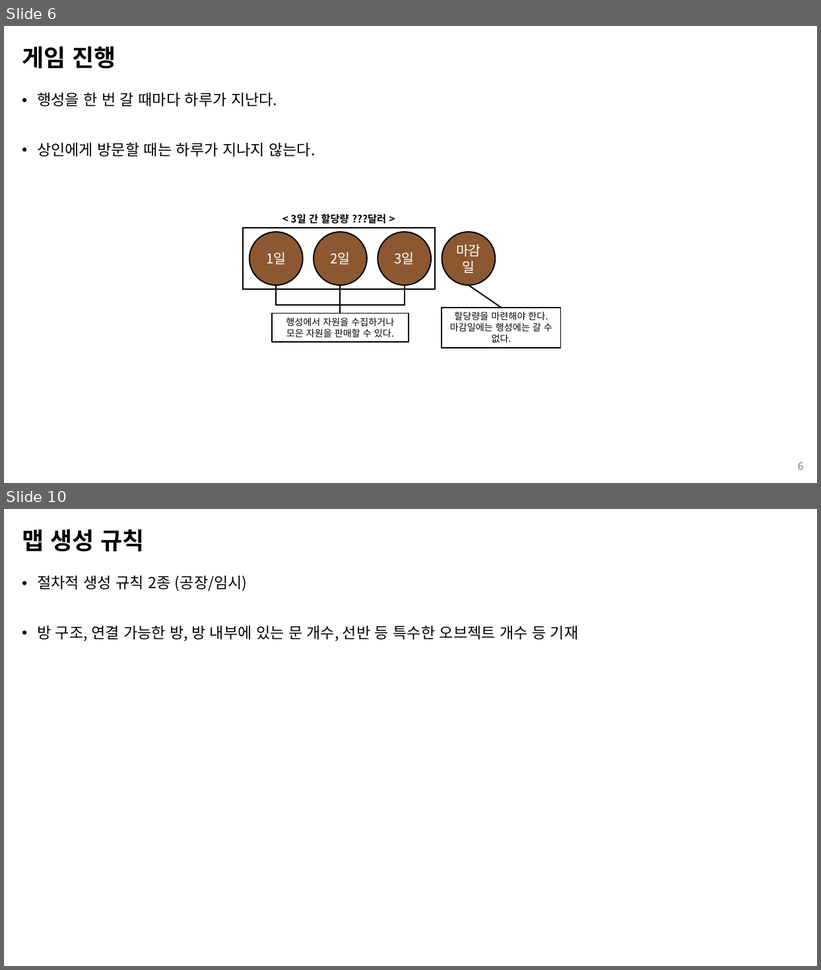
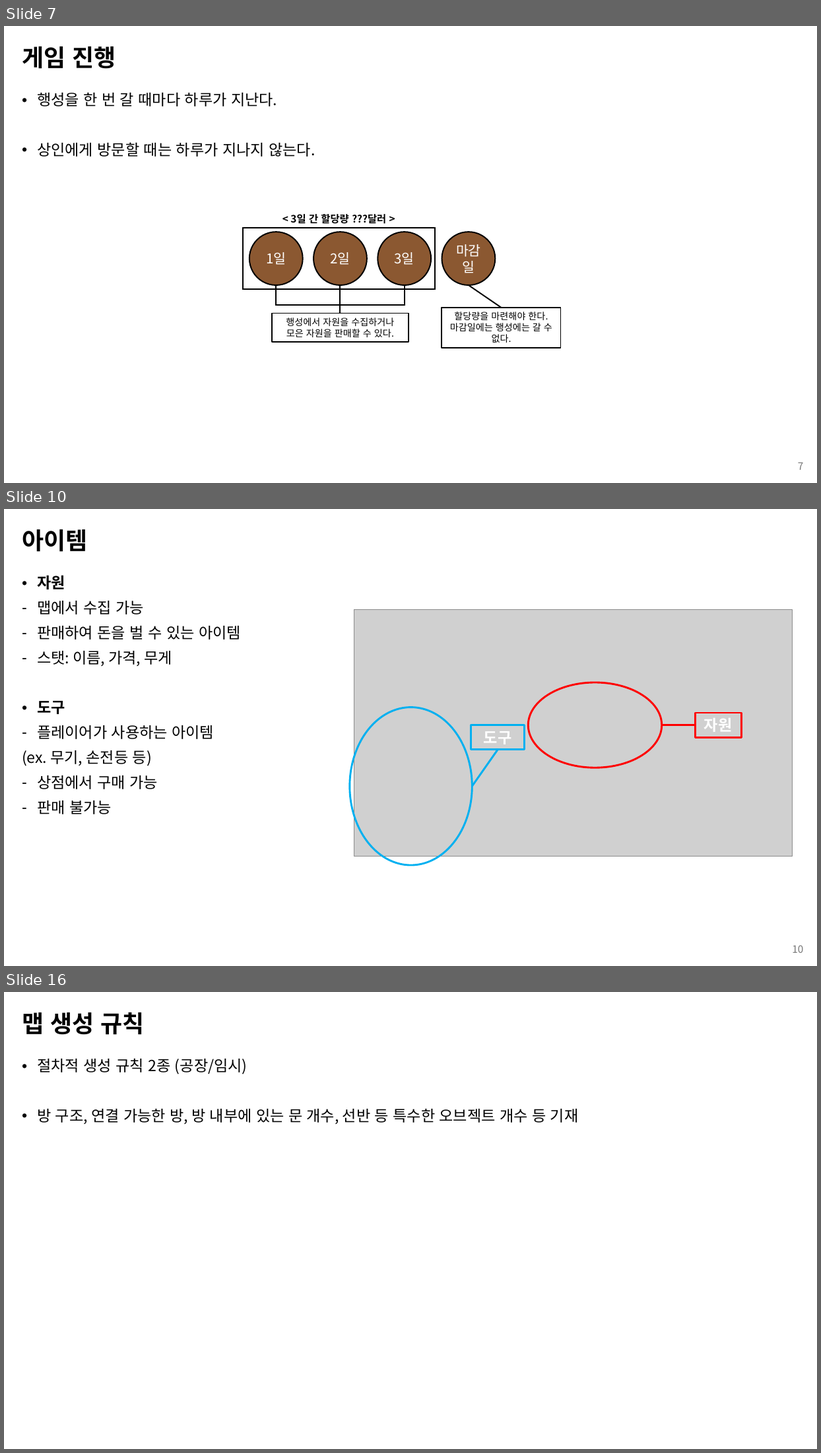
Before and after one commit to kimi5231/B1A2_project, a slide deck: 기획/SPACE ROBBER_기획서.pptx. Shown one above the other, each under a label of ours: slides 6 and 10 before the commit, slides 7, 10 and 16 after it; the slides between them are not shown. The pictures are 821x970 and 821x1453 pixels, drawn with LibreOffice and Linux fonts; fonts in the diff are those of the drawing; grey boxes stand for pictures. Boxes give left, top, right and bottom in pixels: in the first picture for what was removed or moved away, otherwise in the second. Text is boxed around its words. In the diff, an @@ line names an element or a change of style, - is before the commit and + after.

Commit message:
SPACE ROBBER_기획서 내용 추가
- 스캔 기능 추가, Control 표 수정
- 간단 UI 그림
- '인벤토리, 퀵슬롯' 추가
- ‘무게 시스템’ 추가
- **’친구 가방 열기‘ 기능 제외함**
- ‘플레이어 사망 시 컨트롤‘ 표에 추가
- ‘자원 수집‘ 추가

```diff
--- a/기획/SPACE ROBBER_기획서.pptx
+++ b/기획/SPACE ROBBER_기획서.pptx
@@ slide 10 added at bbox=[4, 509, 817, 966], background #FFFFFF @@
@@ title added at bbox=[22, 529, 87, 552], 28 pt, text #000000, bold @@
+아이템
@@ text added at bbox=[22, 575, 241, 815], 18 pt, text #000000 @@
+• 자원
+– 맵에서 수집 가능
+– 판매하여 돈을 벌 수 있는 아이템
+– 스탯: 이름, 가격, 무게
+• 도구
+– 플레이어가 사용하는 아이템
+(ex. 무기, 손전등 등)
+– 상점에서 구매 가능
+– 판매 불가능
@@ group added at bbox=[350, 610, 793, 866]: 2 ellipses, 2 lines, 2 rectangles, 1 picture @@
+자원
+도구
@@ page number added at bbox=[792, 945, 803, 953], 12 pt, text #797979 @@
+10
@@ what was slide 6 is now slide 7 @@
@@ page number at bbox=[798, 463, 804, 470]: text changed @@
-6
+7
@@ what was slide 10 is now slide 16 @@
```
Also in this commit, not shown: 9 slides changed, 7 other slides added, 1 slide removed.
